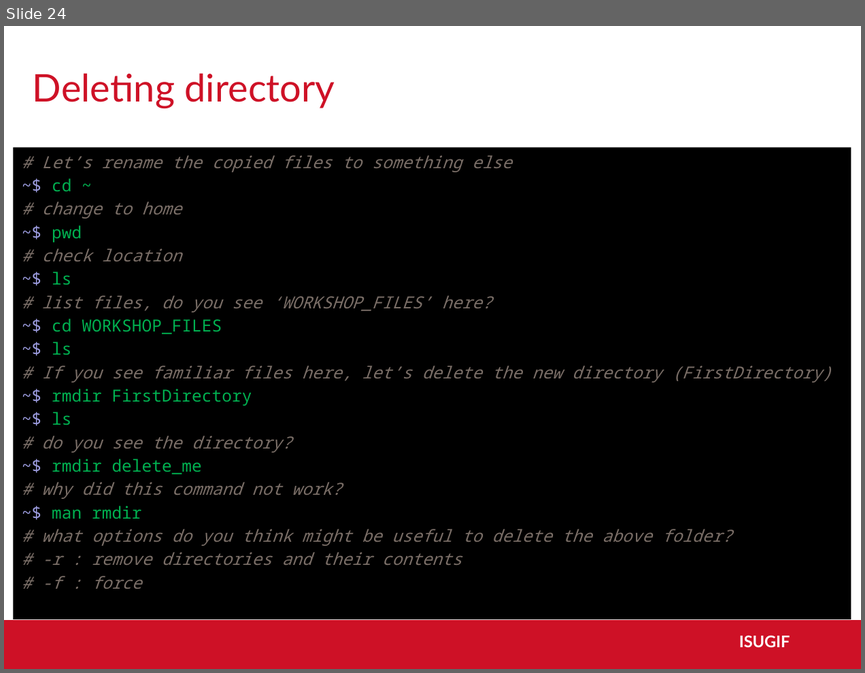
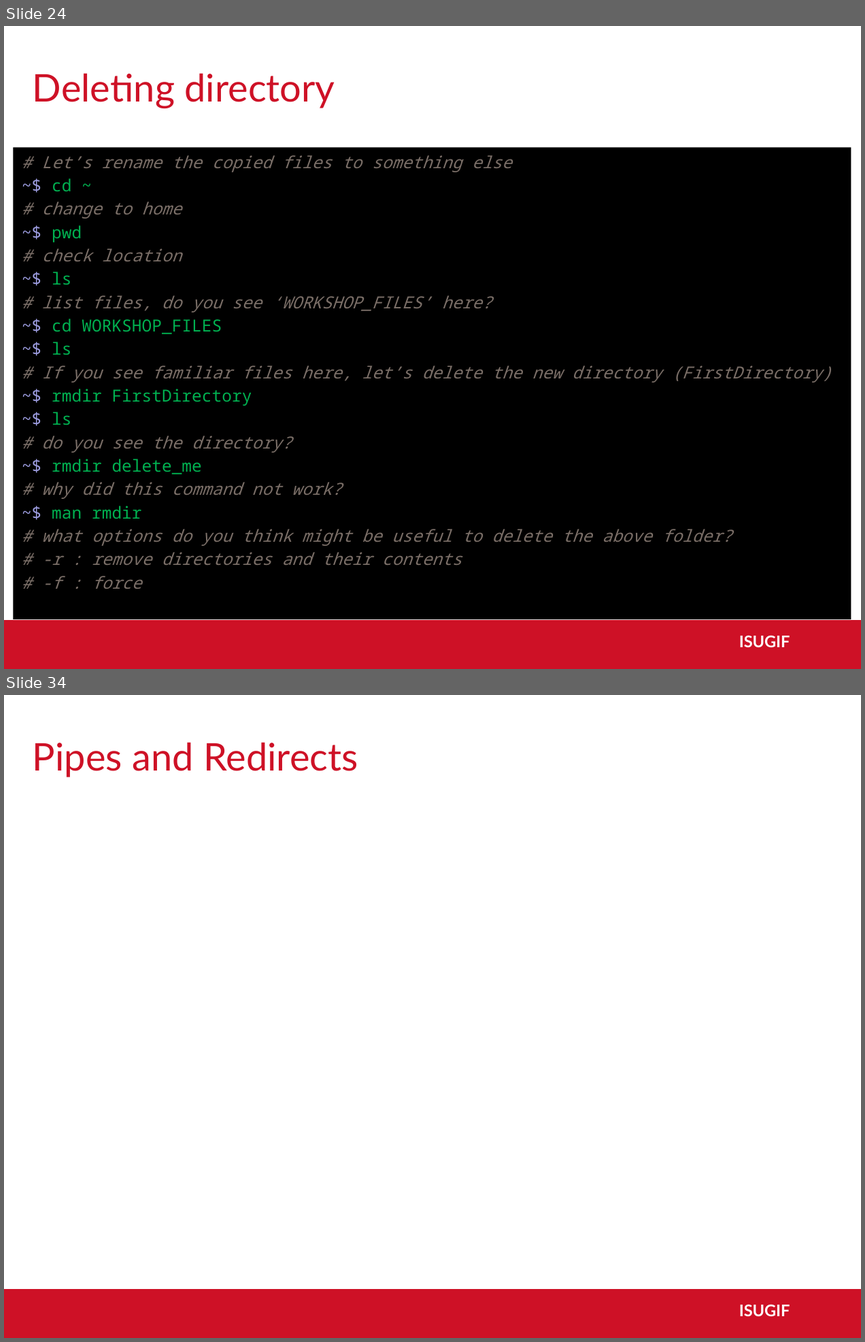
Before and after one commit to ISUgenomics/basic_UNIX_2015, a slide deck: slides_workshop_as.pptx. Shown one above the other, each under a label of ours: slide 24 before the commit, slides 24 and 34 after it; the slides between them are not shown. The pictures are 865x673 and 865x1342 pixels, drawn with LibreOffice and Linux fonts; fonts in the diff are those of the drawing; background and template pictures are left out. Boxes give left, top, right and bottom in pixels: in the first picture for what was removed or moved away, otherwise in the second. Text is boxed around its words. In the diff, an @@ line names an element or a change of style, - is before the commit and + after.

```diff
--- a/slides_workshop_as.pptx
+++ b/slides_workshop_as.pptx
@@ slide 34 added at bbox=[4, 695, 861, 1338], background #FFFFFF; not listed: 2 template elements that a slide beside it also shows @@
@@ title added at bbox=[33, 742, 358, 777], 32 pt, text #CE1126 @@
+Pipes and Redirects
```
Also in this commit, not shown: 3 slides changed, 8 other slides added, 6 slides removed.
